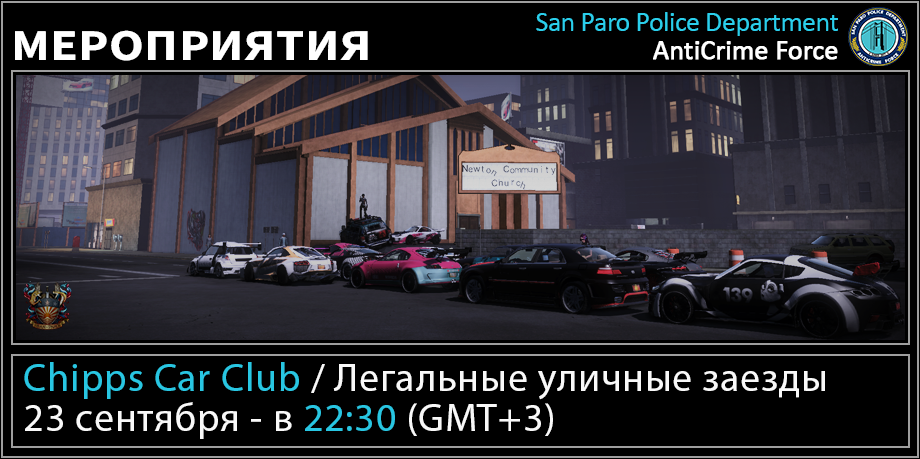
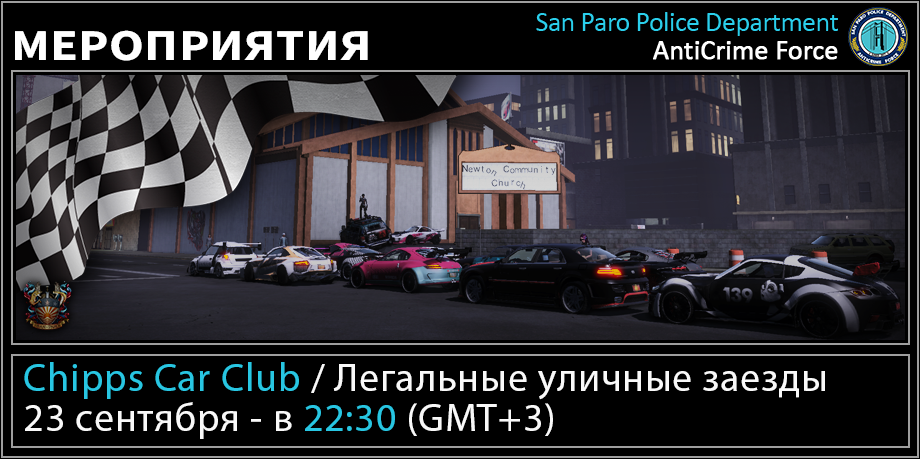
Two versions of the same layered image (920x459). Layer-by-layer changes:
added group "LIGHTS" (1st of 2, in "FRAME" › "IMAGES" › "RACINGS") with 2 layers in group "RACINGS" over left=16, top=75, right=866, bottom=336
added layer "kisspng-racing-flags-auto-racing-clip-art-flag-race-5abf3f3924cb66.502539711522…" in group "LIGHTS" over left=16, top=75, right=496, bottom=336
added layer "LIGHTS" (2nd of 2, in "FRAME" › "IMAGES" › "RACINGS" › "LIGHTS") in group "LIGHTS" over left=224, top=254, right=866, bottom=295
